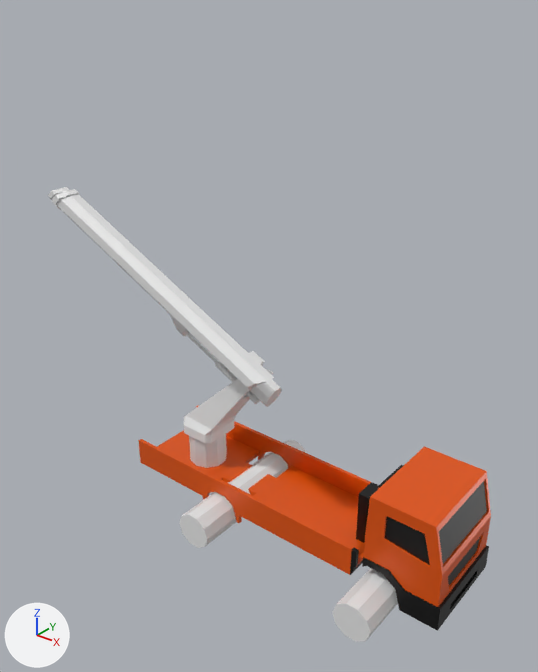
One commit to the FBX model 3Dtesting/assets/models/Kran.fbx: the scene before it, then after it.
The view is the same before and after, from a camera (50 mm lens) standing at (4.3, -5.26, 5.16) and looking at (-0.51, 0.76, 1.43). Arrows for +X, +Y and +Z are at lower left; the lights stay in place. Where no turn or scale is listed for an object, it has been applied to the vertices.

The first picture shows 'Cube.002', 'Cylinder', 'Cylinder.001', 'Cylinder.002', 'Kran teil', 'Kran teil1', 'Kran teil2', 'Lkw Fahrzeug'.
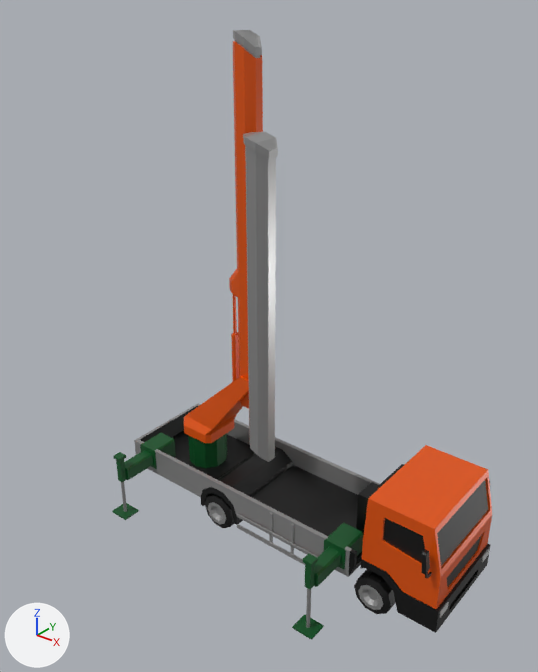
ob_empty1 is not drawn itself; it is the parent of ob_kran_teil2, ob_kran_teil1, ob_kran_teil.

Changed parts and their boxes (x1, y1, x2, y2) in the pictures (538 x 672 px):
'Lkw Fahrzeug', reshaped, rescaled (8% wider)
    before: (138, 405, 491, 631)
    after: (112, 403, 492, 640)
'Kran teil2', recoloured, turned
    before: (52, 189, 274, 389)
    after: (243, 132, 278, 462)
'Kran teil', recoloured, turned
    before: (63, 211, 282, 407)
    after: (229, 41, 263, 409)
'Cylinder.001', deleted
    before: (179, 440, 306, 548)
'Cylinder.002', deleted
    before: (332, 568, 398, 642)
'Cube.002', recoloured (grey to orange)
    both: (184, 369, 273, 443)
'Cylinder', deleted
    before: (189, 434, 227, 468)
'Kran teil1', moved, turned
    before: (48, 187, 69, 200)
    after: (233, 30, 262, 58)
part 1 of me_cube_002, added (green)
    after: (188, 433, 227, 468)
part 2 of me_cube_002, added
    after: (205, 493, 235, 528)
part 3 of me_cube_002, added
    after: (354, 569, 396, 614)
part 4 of me_cube_002, added (green)
    after: (112, 433, 176, 520)
part 5 of me_cube_002, added (green)
    after: (292, 523, 363, 640)
part 6 of me_cube_002, added
    after: (422, 550, 432, 579)
part 7 of me_cube_002, built on
    before: (138, 405, 371, 575)
    after: (134, 403, 490, 607)
part 8 of me_cube_002, added
    after: (436, 588, 460, 632)
part 9 of me_cube_002, recoloured
    before: (202, 485, 364, 567)
    after: (201, 487, 363, 569)
part 10 of me_cube_002, recoloured
    before: (334, 539, 354, 575)
    after: (335, 547, 352, 577)

Patch to the scene script:
```diff
--- a/3Dtesting/assets/models/Kran.fbx.py
+++ b/3Dtesting/assets/models/Kran.fbx.py
@@ mat_material_005 @@
+mat_material_005 = principled_material('Material.005')
+mat_material_005.base_color = (0.295, 0.295, 0.295)  # grey #949494
+mat_material_005.metallic = 0.394
+mat_material_005.roughness = 0.524
@@ me_cylinder_004 @@
 me_cylinder_004.from_pydata(...)  # 40 vertices, 36 faces; spans x -0.15..0.15, y -0.15..0.15, z 0.42..3.87
+me_cylinder_004.materials.append(mat_material_001)  # grey #a8a8a8
@@ me_cylinder_006 @@
 me_cylinder_006.from_pydata(...)  # 114 vertices, 103 faces; spans x -0.34..0.34, y -0.18..0.18, z -0.37..3.67
+me_cylinder_006.materials.append(mat_material)  # orange #e75600
@@ me_cube_002 @@
 # used by ob_lkw_fahrzeug; location = (1.63, 0.63, -0.19); scale = (0.658, 0.565, 0.658)
-me_cube_002.from_pydata(...)  # 366 vertices, 342 faces; spans x -5.71..0.9, y -1.02..1.02, z -0.9..1.0
+me_cube_002.from_pydata(...)  # 1473 vertices, 1388 faces; spans x -5.8..0.91, y -1.95..1.95, z -1.45..1.0
+# me_cube_002 part 1: a new loose piece, a 10-sided cylinder along z spanning x -4.99..-4.28, y -0.43..0.43, z -0.59..0.15, in mat_material_006 (dark green #005121)
+# me_cube_002 part 2: a new loose piece of 170 vertices spanning x -3.9..-3.21, y -1.05..1.05, z -1.16..-0.51
+# me_cube_002 part 3: a new loose piece of 170 vertices spanning x -0.58..0.11, y -1.05..1.05, z -1.16..-0.51
+# me_cube_002 part 4: a new loose piece of 98 vertices spanning x -5.59..-5.18, y -1.95..-0.43, z -1.31..0.01
+# me_cube_002 part 5: a new loose piece of 98 vertices spanning x -1.2..-0.78, y -1.95..-0.43, z -1.45..0.01
+# me_cube_002 part 6: a new loose piece of 30 vertices spanning x 0.6..0.71, y -1.23..-0.89, z 0.17..0.68, in mat_material_003 (black #000000)
+# me_cube_002 part 7: 12 vertices moved from x -5.05..-0.7, y -1.0..1.0, z -0.72..-0.18 to x -5.8..-0.7, y -1.0..1.0, z -0.72..-0.18; 36 vertices removed from x -5.05..-0.7, y -1.0..1.0, z -0.72..-0.18; 322 vertices added at x -5.8..0.91, y -1.06..1.06, z -0.91..1.0
+# me_cube_002 part 8: 9 vertices added at x 0.9..0.91, y -0.95..-0.69, z -0.59..-0.48
+# me_cube_002 part 9: 63 faces spanning x -5.77..-0.61, y -1.0..1.0, z -0.9..-0.18 switch from mat_material (orange #e75600) to mat_material_003 (black #000000)
+# me_cube_002 part 10: 9 faces spanning x -1.02..-0.61, y -1.0..1.0, z -0.72..-0.18 switch from mat_material (orange #e75600) to mat_material_005 (grey #949494)
+me_cube_002.materials.append(mat_material_001)  # grey #a8a8a8
+me_cube_002.materials.append(mat_material_004)  # light grey #c2c2c2
+me_cube_002.materials.append(mat_material_006)  # dark green #005121
@@ me_cube_001 @@
 me_cube_001.from_pydata(...)  # 36 vertices, 34 faces; spans x -0.278..0.954, y -0.273..0.273, z -0.278..0.795
+me_cube_001.materials.append(mat_material)  # orange #e75600
@@ ob_kran_teil1 @@
 ob_kran_teil1.parent = ob_empty1
-ob_kran_teil1.location = (0.0, 0.0, 0.0)
+ob_kran_teil1.location = (-0.00676, 0.0, -0.00774)
 ob_kran_teil1.scale = (0.811, 0.674, 1.0)
@@ ob_cylinder_002 @@
-ob_cylinder_002 = bpy.data.objects.new('Cylinder.002', me_cylinder_005)
@@ ob_empty1 @@
 ob_empty1.location = (0.765, 0.0, 0.755)
-ob_empty1.rotation_euler = (0.0, -1.115, 0.0)  # degrees (0, -64, 0)
@@ ob_cylinder @@
-ob_cylinder = bpy.data.objects.new('Cylinder', me_cylinder)
@@ ob_cylinder_001 @@
-ob_cylinder_001 = bpy.data.objects.new('Cylinder.001', me_cylinder_001)
@@ ob_lkw_fahrzeug @@
 ob_lkw_fahrzeug.location = (1.63, 0.63, -0.19)
-ob_lkw_fahrzeug.scale = (0.658, 0.565, 0.658)
+ob_lkw_fahrzeug.scale = (0.658, 0.601, 0.658)
```
